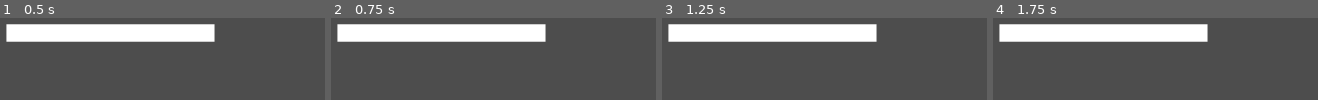
Above: before the commit, frames 1-4 (left to right).
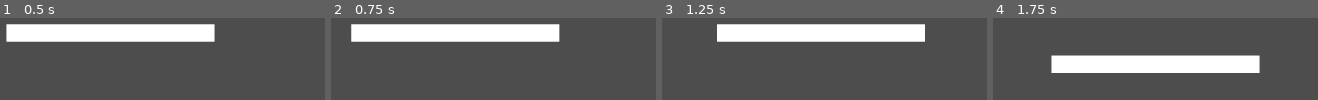
Above: after the commit, the same moments.

Repository: Nockiest/organization-game
Game: Godot game, scene res://scenes/gameLoop.tscn
Same seed, same stepped clock (60 frames per second), same inputs: the game is played once before the commit and once after it.
Inputs (mouse positions are in pixels of both pictures, inside the frame that each line leads up to):
- Up to frame 1 (0.5 s): no input
- Up to frame 2 (0.75 s): tap Enter at 0.5 s; move the mouse to (outside the picture) at 0.52 s; hold D (move_right, bound only after the commit) from 0.53 s (still down)
- Up to frame 3 (1.25 s): keep holding D (move_right, bound only after the commit)
- Up to frame 4 (1.75 s): move the mouse to (outside the picture) at 1.27 s; release D (move_right, bound only after the commit) at 1.28 s; hold S (move_down, bound only after the commit) from 1.28 s (still down)

Frame 1 is identical in both runs. In frame 2, 2.0% of the frame differs, in the area x 1-71%, y 7-30%; in frame 3, 6.6%; in frame 4, 28%, in the area x 1-83%, y 7-68%.
Error before the commit: Parse Error: Identifier "debug_value1" not declared in the current scope. (res://modules/Mdebug/Mdebug.gd:34)

Commit message:
added movement

Diff:
--- a/modules/Mdebug/Mdebug.gd
+++ b/modules/Mdebug/Mdebug.gd
@@ -24,13 +24,4 @@
 func _process(delta: float) -> void:
 	# Update the label text with debug values
 	for child in self.get_child(0).get_children():
-		child.text =  get_viewport().get_mouse_position()
-
-# Function to update debug values with mouse position
-func displayValues() -> void:
-	# Get the mouse position relative to the viewport
-	var mouse_position = get_viewport().get_mouse_position()
-	# Set the mouse position to debug_value1
-	debug_value1 = int(mouse_position.x)
-	debug_value2 = float(mouse_position.y)
-	debug_value3 = str(mouse_position)
+		child.text =  str(get_viewport().get_mouse_position())
--- a/modules/MkeyMovement/MkeyMovement.gd
+++ b/modules/MkeyMovement/MkeyMovement.gd
@@ -23,7 +23,7 @@
 
 	# Normalize the input vector to ensure consistent speed in all directions
 	input_vector = input_vector.normalized()
-	print('moving')
+	print('moving',input_vector)
 	# Move the parent node based on input
 	var motion = input_vector * speed * delta
 	# Translate the parent node's position
--- a/project.godot
+++ b/project.godot
@@ -15,6 +15,33 @@
 config/features=PackedStringArray("4.1", "Mobile")
 config/icon="res://icon.svg"
 
+[input]
+
+move_up={
+"deadzone": 0.5,
+"events": [null, Object(InputEventKey,"resource_local_to_scene":false,"resource_name":"","device":0,"window_id":0,"alt_pressed":false,"shift_pressed":false,"ctrl_pressed":false,"meta_pressed":false,"pressed":false,"keycode":0,"physical_keycode":87,"key_label":0,"unicode":0,"echo":false,"script":null)
+, Object(InputEventKey,"resource_local_to_scene":false,"resource_name":"","device":0,"window_id":0,"alt_pressed":false,"shift_pressed":false,"ctrl_pressed":false,"meta_pressed":false,"pressed":false,"keycode":0,"physical_keycode":4194320,"key_label":0,"unicode":0,"echo":false,"script":null)
+]
+}
+move_down={
+"deadzone": 0.5,
+"events": [Object(InputEventKey,"resource_local_to_scene":false,"resource_name":"","device":0,"window_id":0,"alt_pressed":false,"shift_pressed":false,"ctrl_pressed":false,"meta_pressed":false,"pressed":false,"keycode":0,"physical_keycode":83,"key_label":0,"unicode":0,"echo":false,"script":null)
+, Object(InputEventKey,"resource_local_to_scene":false,"resource_name":"","device":0,"window_id":0,"alt_pressed":false,"shift_pressed":false,"ctrl_pressed":false,"meta_pressed":false,"pressed":false,"keycode":0,"physical_keycode":4194322,"key_label":0,"unicode":0,"echo":false,"script":null)
+]
+}
+move_left={
+"deadzone": 0.5,
+"events": [Object(InputEventKey,"resource_local_to_scene":false,"resource_name":"","device":0,"window_id":0,"alt_pressed":false,"shift_pressed":false,"ctrl_pressed":false,"meta_pressed":false,"pressed":false,"keycode":0,"physical_keycode":4194319,"key_label":0,"unicode":0,"echo":false,"script":null)
+, Object(InputEventKey,"resource_local_to_scene":false,"resource_name":"","device":-1,"window_id":0,"alt_pressed":false,"shift_pressed":false,"ctrl_pressed":false,"meta_pressed":false,"pressed":false,"keycode":0,"physical_keycode":65,"key_label":0,"unicode":97,"echo":false,"script":null)
+]
+}
+move_right={
+"deadzone": 0.5,
+"events": [Object(InputEventKey,"resource_local_to_scene":false,"resource_name":"","device":0,"window_id":0,"alt_pressed":false,"shift_pressed":false,"ctrl_pressed":false,"meta_pressed":false,"pressed":false,"keycode":0,"physical_keycode":68,"key_label":0,"unicode":0,"echo":false,"script":null)
+, Object(InputEventKey,"resource_local_to_scene":false,"resource_name":"","device":0,"window_id":0,"alt_pressed":false,"shift_pressed":false,"ctrl_pressed":false,"meta_pressed":false,"pressed":false,"keycode":0,"physical_keycode":4194321,"key_label":0,"unicode":0,"echo":false,"script":null)
+]
+}
+
 [rendering]
 
 renderer/rendering_method="mobile"
--- a/scenes/gameLoop.tscn
+++ b/scenes/gameLoop.tscn
@@ -21,7 +21,3 @@
 position = Vector2(413, 178)
 
 [node name="Mdebug" parent="." instance=ExtResource("2_rxvj2")]
-num_labels = null
-debug_value1 = null
-debug_value2 = null
-debug_value3 = null
